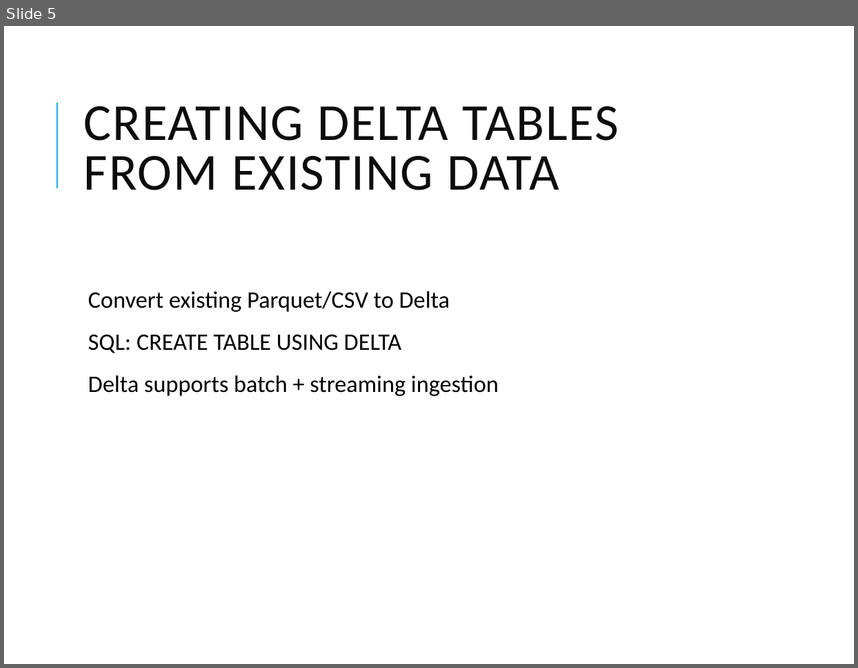
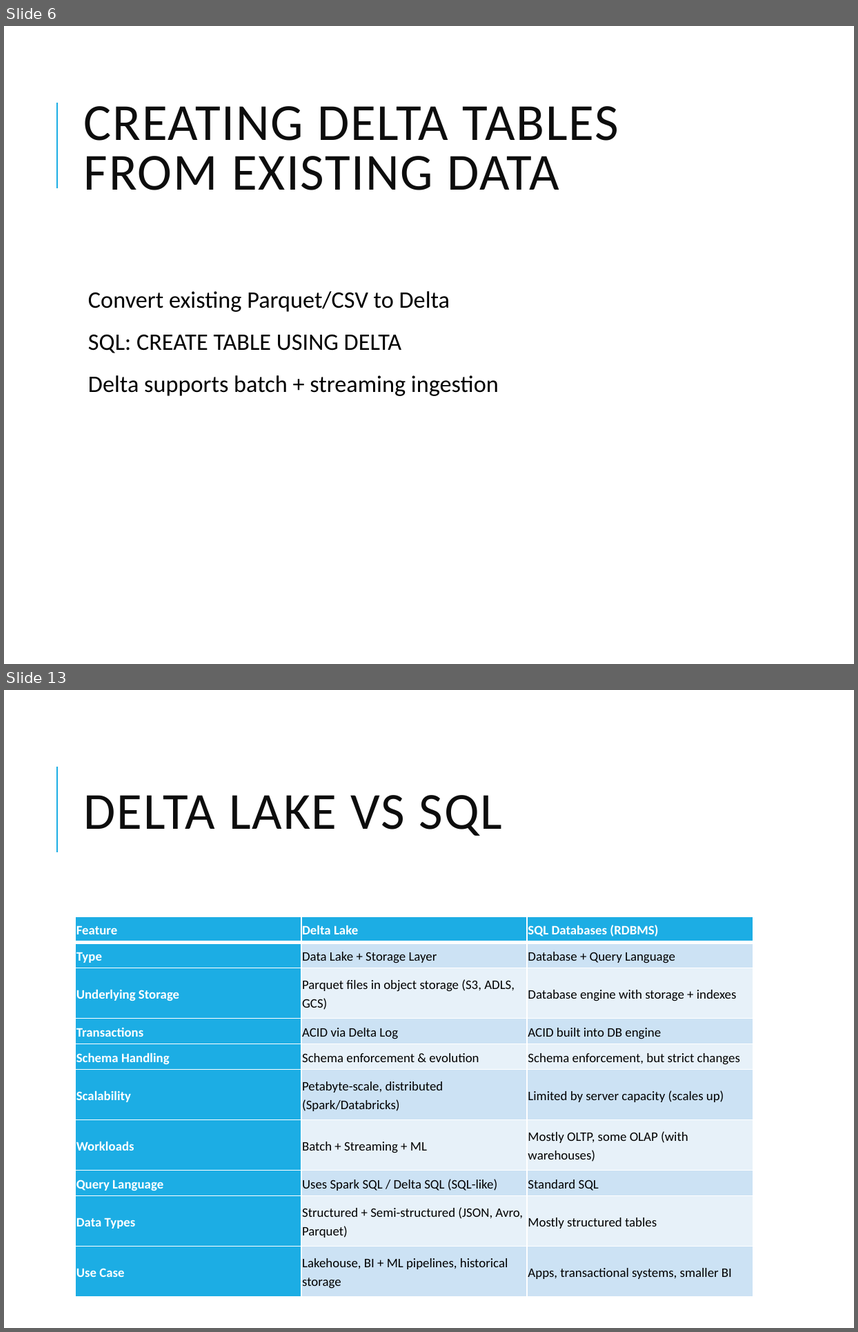
Before and after one commit to vikash-verma-profile/DE-Content-WithSnowflakes, a slide deck: Week-2/Day-1/Delta_Lake.pptx. Shown one above the other, each under a label of ours: slide 5 before the commit, slides 6 and 13 after it; the slides between them are not shown. The pictures are 858x668 and 858x1332 pixels, drawn with LibreOffice and Linux fonts; fonts in the diff are those of the drawing. Boxes give left, top, right and bottom in pixels: in the first picture for what was removed or moved away, otherwise in the second. Text is boxed around its words. In the diff, an @@ line names an element or a change of style, - is before the commit and + after.

```diff
--- a/Week-2/Day-1/Delta_Lake.pptx
+++ b/Week-2/Day-1/Delta_Lake.pptx
@@ slide 13 added at (4,690,854,1328), background #FFFFFF; not listed: 1 template element that a slide beside it also shows @@
@@ title added at (84,795,502,836), 44 pt, text #0D0D0D @@
+DELTA LAKE VS SQL
@@ table added at (75,916,754,1296), 10 rows, 3 columns @@
+Feature | Delta Lake | SQL Databases (RDBMS)
+Type | Data Lake + Storage Layer | Database + Query Language
+Underlying Storage | Parquet files in object storage (S3, ADLS, GCS) | Database engine with storage + indexes
+Transactions | ACID via Delta Log | ACID built into DB engine
+Schema Handling | Schema enforcement & evolution | Schema enforcement, but strict changes
+Scalability | Petabyte-scale, distributed (Spark/Databricks) | Limited by server capacity (scales up)
+Workloads | Batch + Streaming + ML | Mostly OLTP, some OLAP (with warehouses)
+Query Language | Uses Spark SQL / Delta SQL (SQL-like) | Standard SQL
+Data Types | Structured + Semi-structured (JSON, Avro, Parquet) | Mostly structured tables
+Use Case | Lakehouse, BI + ML pipelines, historical storage | Apps, transactional systems, smaller BI
@@ what was slide 5 is now slide 6 @@
```
Also in this commit, not shown: 7 slides changed, 4 other slides added, 7 other files.
